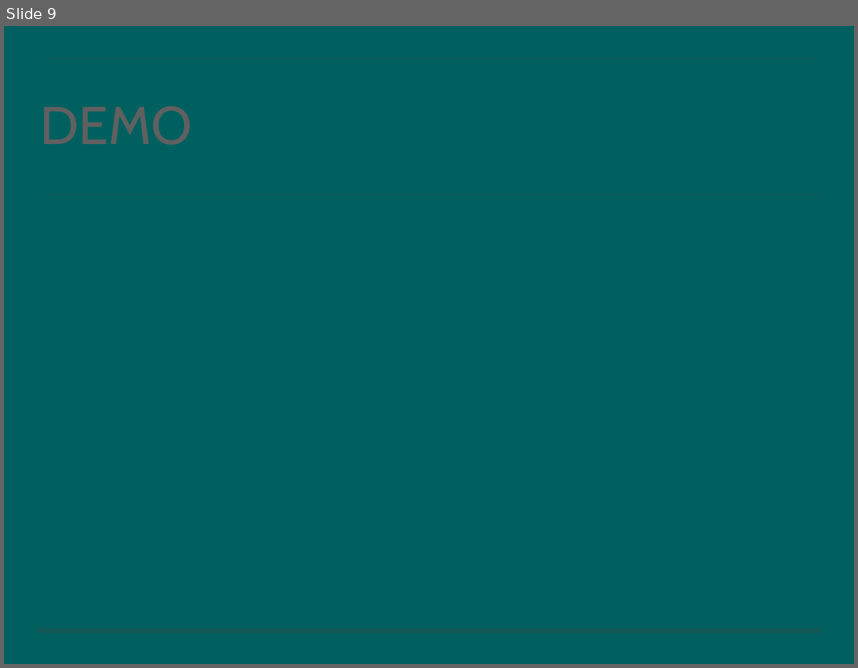
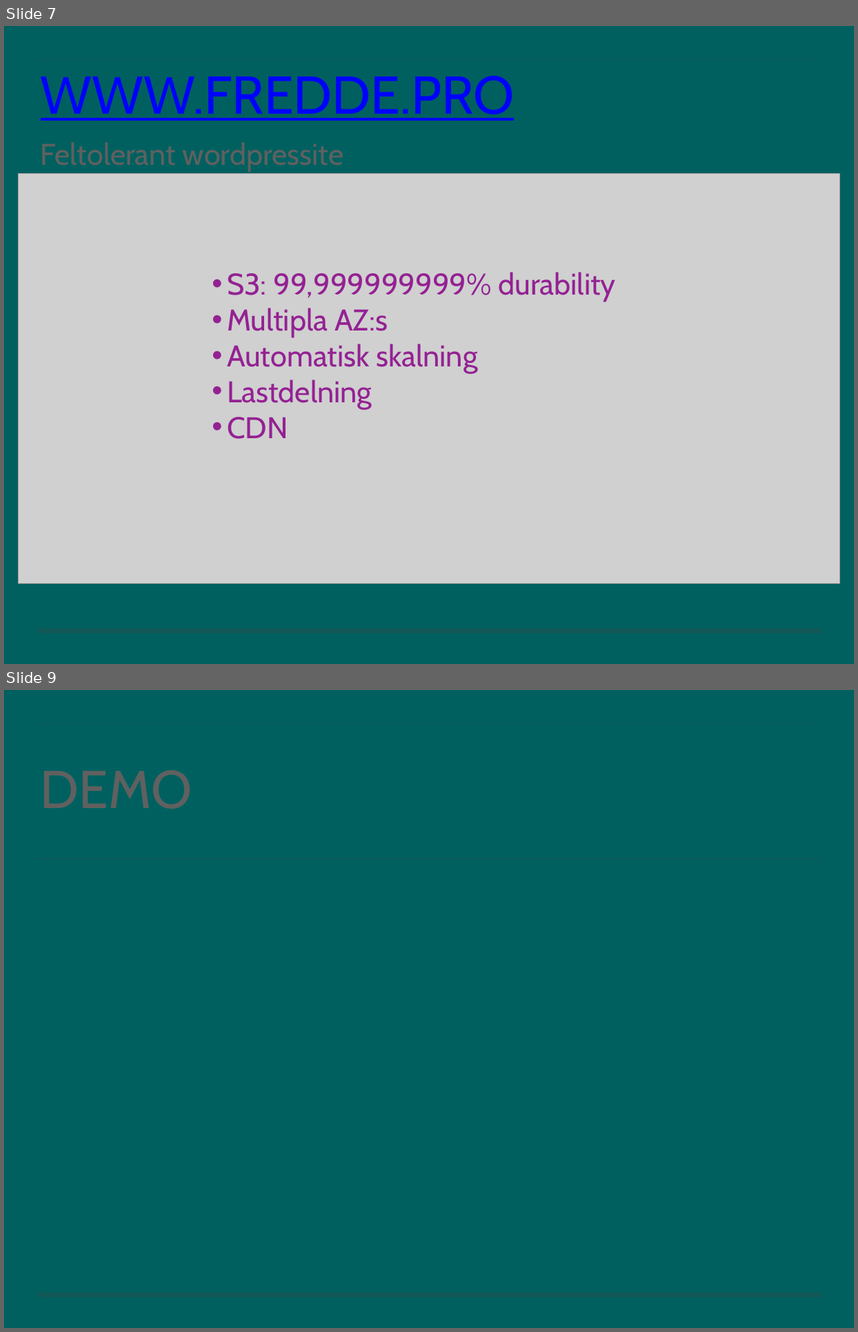
Before and after one commit to fredde975/opkoko16.1, a slide deck: MyPresentation.pptx. Shown one above the other, each under a label of ours: slide 9 before the commit, slides 7 and 9 after it; the slides between them are not shown. The pictures are 858x668 and 858x1332 pixels, drawn with LibreOffice and Linux fonts; fonts in the diff are those of the drawing; grey boxes stand for pictures; background and template pictures are left out. Boxes give left, top, right and bottom in pixels: in the first picture for what was removed or moved away, otherwise in the second. Text is boxed around its words. In the diff, an @@ line names an element or a change of style, - is before the commit and + after.

Commit message:
new ppt version

```diff
--- a/MyPresentation.pptx
+++ b/MyPresentation.pptx
@@ slide 7 added at bbox=[4, 26, 854, 664], background picture (left out); not listed: 2 template elements that a slide beside it also shows @@
@@ title added at bbox=[41, 76, 515, 121], 64 pt, text #0000FF, underline @@
+WWW.FREDDE.PRO
@@ text added at bbox=[41, 142, 344, 172], 36 pt, text #606060 @@
+Feltolerant wordpressite
@@ picture added at bbox=[18, 173, 840, 583] @@
@@ text added at bbox=[227, 272, 616, 439], 36 pt, text #942193 @@
+• S3: 99,999999999% durability
+• Multipla AZ:s
+• Automatisk skalning
+• Lastdelning
+• CDN
```
Also in this commit, not shown: 8 other slides added, 3 slides removed.
